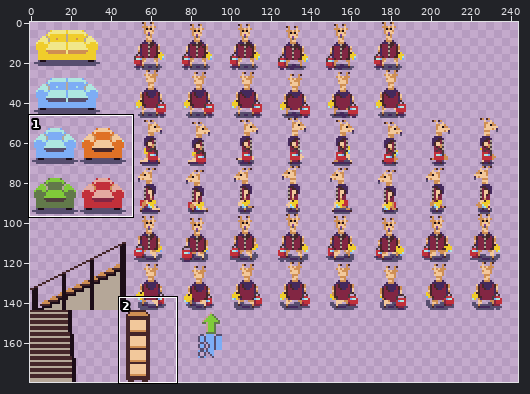
Sprite sheet -- game/assets/gamesprite.png. The first picture is a wide view before the edit; the outline marks the close-up.
Close-up. Earlier state:
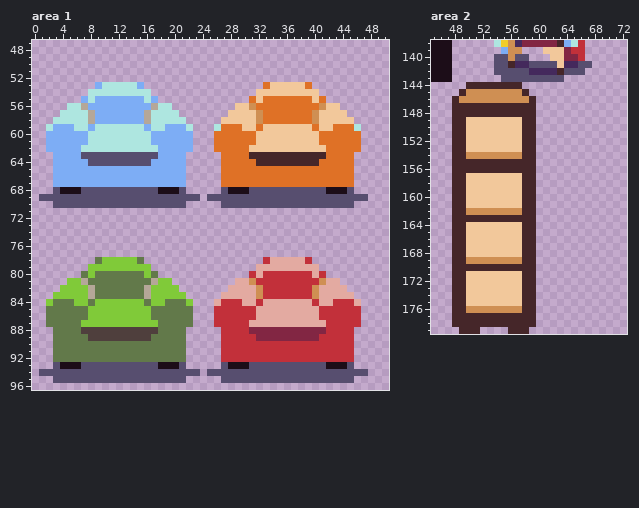
The file is 320x180 pixels. Shown: area 1: x 0..50, y 47..96; area 2: x 45..72, y 138..179. The wide view leaves out empty margins. The commit also changed other parts of the picture, which this record leaves out.
Now the later version:
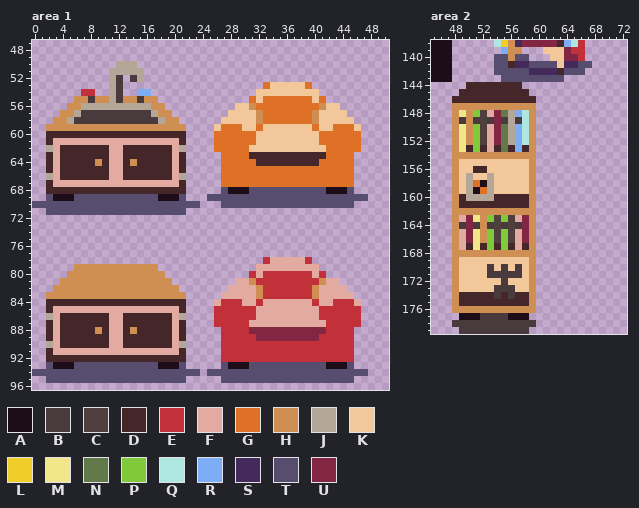
Palette (. is transparent): A #1c0d18  B #493a3e  C #4f3f3d  D #452629  E #c2303a  F #e3aaa1  G #df7126  H #cf8f53  J #b5a798  K #f2c89b  L #f0cd2b  M #f1e789  N #62794a  P #80ca39  Q #aee6e0  R #7dadf5  S #44295c  T #574e6f  U #822643
Difference:
Area 1:
y 50: x 12..14 ... -> JJJ
y 51: x 11..15 ..... -> JJJJJ
y 52: x 11..12 .. -> JB; x 14..15 .. -> BJ
y 53: x 9..15 RQQQQQR -> ..JB...
y 54: x 7..16 .QQQQQQQQQ -> EE..JB..RR
y 55: x 6..17 .RQRRRRRRRQR -> HHBHHJBHHBHH
y 56: x 5..6 QQ -> HH; x 8..19 RRRRRRRRRJQQ -> JJJJJJJJJHH.
y 57: x 4..20 QQQQJRRRRRRRJQQQQ -> HHJBBBBBBBBBBJHH.
y 58: x 3..21 QQQQQJRRRRRRRJQQQQQ -> HHJBBBBBBBBBBBBJHH.
y 59: x 2..22 QRRRQQRQQQQQQQRQQRRRQ -> HHHHHHHHHHHHHHHHHHHH.; x 26 Q -> K; x 46 Q -> K
y 60: x 2..22 RRRRRRQQQQQQQQQRRRRRR -> DDDDDDDDDDDDDDDDDDDD.
y 61: x 2..22 RRRRRRQQQQQQQQQRRRRRR -> DFFFFFFFFFFFFFFFFFFD.
y 62: x 2..22 RRRRRQQQQQQQQQQQRRRRR -> JFDDDDDDDFFDDDDDDDFJ.
y 63: x 2..21 .RRRRTTTTTTTTTTTRRRR -> DFDDDDDDDFFDDDDDDDFD
y 64: x 2..21 .RRRRRTTTTTTTTTRRRRR -> DFDDDDDHDFFDHDDDDDFD
y 65: x 2..21 .RRRRRRRRRRRRRRRRRRR -> DFDDDDDDDFFDDDDDDDFD
y 66: x 2..21 .RRRRRRRRRRRRRRRRRRR -> JFDDDDDDDFFDDDDDDDFJ
y 67: x 2..21 .RRRRRRRRRRRRRRRRRRR -> DFFFFFFFFFFFFFFFFFFD
y 68: x 2..21 .TAAATTTTTTTTTTTAAAT -> DDDDDDDDDDDDDDDDDDDD
y 69: x 1 T -> .; x 3..5 TTT -> AAA; x 18..20 TTT -> AAA; x 22..23 TT -> ..
y 70: x 0..2 ... -> TTT; x 22..23 .. -> TT
y 71: x 2..21 .................... -> TTTTTTTTTTTTTTTTTTTT
y 78: x 9..15 NPPPPPN -> .......
y 79: x 6..17 ..PPPPPPPPP. -> HHHHHHHHHHHH
y 80: x 5..18 ..NPNNNNNNNPN. -> HHHHHHHHHHHHHH
y 81: x 4..19 .PPJNNNNNNNNNJPP -> HHHHHHHHHHHHHHHH
y 82: x 3..20 .PPPPJNNNNNNNJPPPP -> HHHHHHHHHHHHHHHHHH
y 83: x 2..21 .PPPPPJNNNNNNNJPPPPP -> HHHHHHHHHHHHHHHHHHHH
y 84: x 2..22 PNNNPPNPPPPPPPNPPNNNP -> DDDDDDDDDDDDDDDDDDDD.
y 85: x 2..22 NNNNNNPPPPPPPPPNNNNNN -> DFFFFFFFFFFFFFFFFFFD.
y 86: x 2..22 NNNNNNPPPPPPPPPNNNNNN -> JFDDDDDDDFFDDDDDDDFJ.
y 87: x 2..22 NNNNNPPPPPPPPPPPNNNNN -> DFDDDDDDDFFDDDDDDDFD.
y 88: x 2..21 .NNNNCCCCCCCCCCCNNNN -> DFDDDDDHDFFDHDDDDDFD
y 89: x 2..21 .NNNNNCCCCCCCCCNNNNN -> DFDDDDDDDFFDDDDDDDFD
y 90: x 2..21 .NNNNNNNNNNNNNNNNNNN -> JFDDDDDDDFFDDDDDDDFJ
y 91: x 2..21 .NNNNNNNNNNNNNNNNNNN -> DFFFFFFFFFFFFFFFFFFD
y 92: x 2..21 .NNNNNNNNNNNNNNNNNNN -> DDDDDDDDDDDDDDDDDDDD
y 93: x 2..3 .T -> TA; x 6 A -> T
y 94: x 0 . -> T
y 95: x 2 . -> T
Area 2:
y 145: x 50..57 HHHHHHHH -> DDDDDDDD
y 146: x 49..58 HHHHHHHHHH -> DDDDDDDDDD
y 147: x 48..59 DDDDDDDDDDDD -> HHHHHHHHHHHH
y 148: x 48..59 DDDDDDDDDDDD -> HMHPCFUNJRQH
y 149: x 48..59 DDKKKKKKKKDD -> HBHBCBUBJBQH
y 150..152: x 48..59 DDKKKKKKKKDD -> HMHPCFUNJRQH
y 153: x 48..57 DDKKKKKKKK -> HMDPDFDNDR; x 59 D -> H
y 154: x 48..49 DD -> HH; x 58..59 DD -> HH
y 155: x 48..59 DDDDDDDDDDDD -> HKKKKKKKKKKH
y 156: x 48..50 DDD -> HKK; x 53..59 DDDDDDD -> KKKKKKH
y 157: x 48..50 DDK -> HKJ; x 53 K -> J; x 58..59 DD -> KH
y 158: x 48..53 DDKKKK -> HKJGAJ; x 58..59 DD -> KH
y 159: x 48..53 DDKKKK -> HKJAGJ; x 58..59 DD -> KH
y 160: x 48 D -> H; x 50..57 KKKKKKKK -> JJJJDDDD; x 59 D -> H
y 161: x 48 D -> H; x 50..57 KKKKKKKK -> DDDDDDDD; x 59 D -> H
y 162: x 48..49 DD -> HH; x 58..59 DD -> HH
y 163: x 48..59 DDDDDDDDDDDD -> HFUMHPCPCFUH
y 164: x 48..59 DDKKKKKKKKDD -> HBUBHBCBCBUH
y 165..166: x 48..59 DDKKKKKKKKDD -> HFUMHPCPCFUH
y 167: x 48..57 DDKKKKKKKK -> HFDMDPDPDF; x 59 D -> H
y 168: x 48..59 DDKKKKKKKKDD -> HHHHHHHHHHHH
y 169: x 48..59 DDHHHHHHHHDD -> HKKKKKKKKKKH
y 170: x 48..59 DDDDDDDDDDDD -> HKKKKBKBKBKH
y 171: x 48..49 DD -> HK; x 53..59 KKKKKDD -> BBBBBKH
y 172: x 48..49 DD -> HK; x 55 K -> B; x 58..59 DD -> KH
y 173: x 48..49 DD -> HK; x 54..56 KKK -> BBB; x 58..59 DD -> KH
y 174: x 48 D -> H; x 50..57 KKKKKKKK -> DDDDBDBD; x 59 D -> H
y 175: x 48 D -> H; x 50..57 KKKKKKKK -> DDDDDDDD; x 59 D -> H
y 176: x 48..49 DD -> HH; x 58..59 DD -> HH
y 177: x 48..59 DDDDDDDDDDDD -> .AAABBBBAAA.
y 178: x 48..59 DDDDDDDDDDDD -> BBBBBBBBBBBB
y 179: x 49..58 DDD....DDD -> BBBBBBBBBB
Where, in picture pixels (left, top, right, bottom), the same in both close-ups:
changed: (32, 61, 221, 215)
changed: (354, 124, 361, 131)
changed: (32, 257, 193, 383)
changed: (452, 89, 536, 334)
